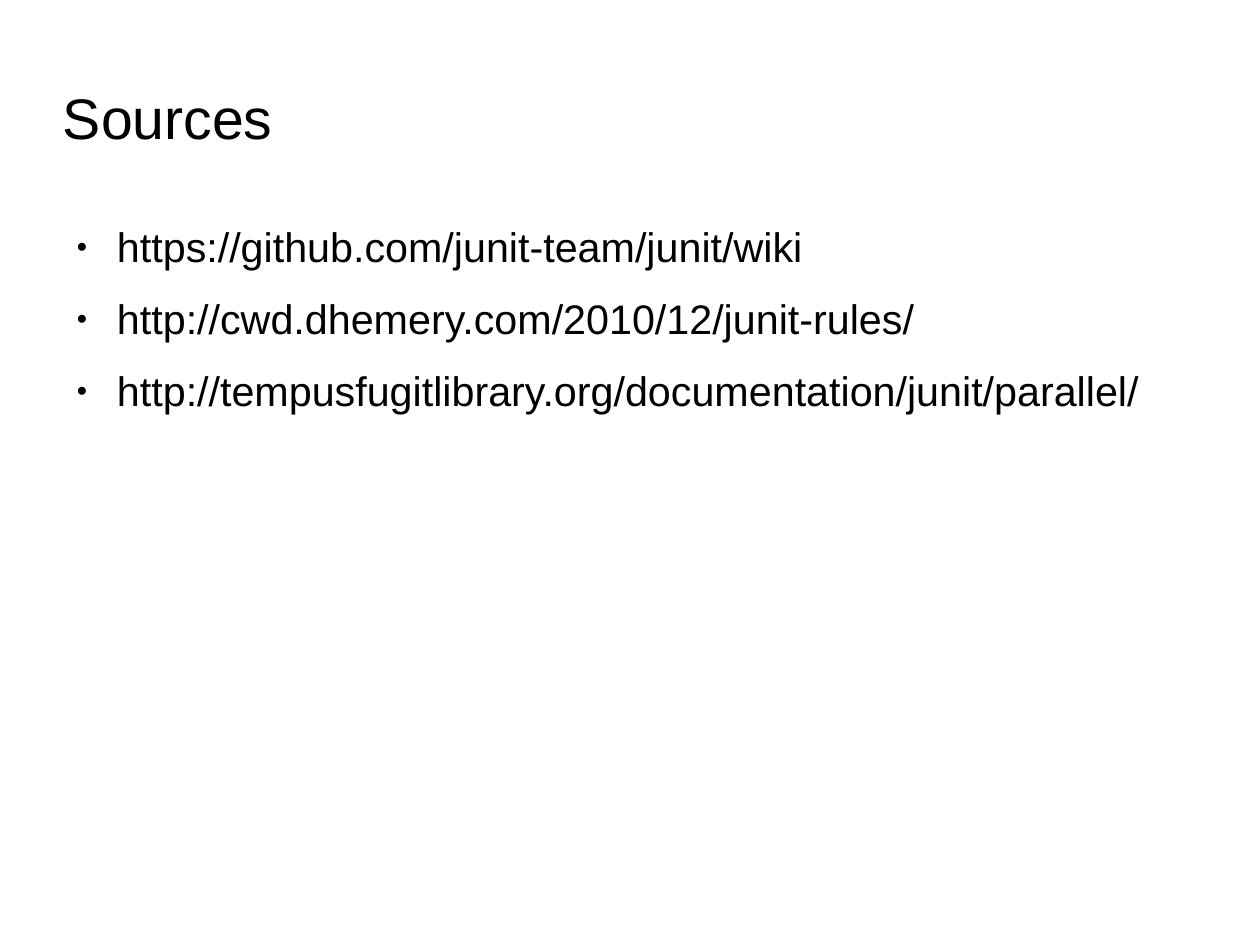
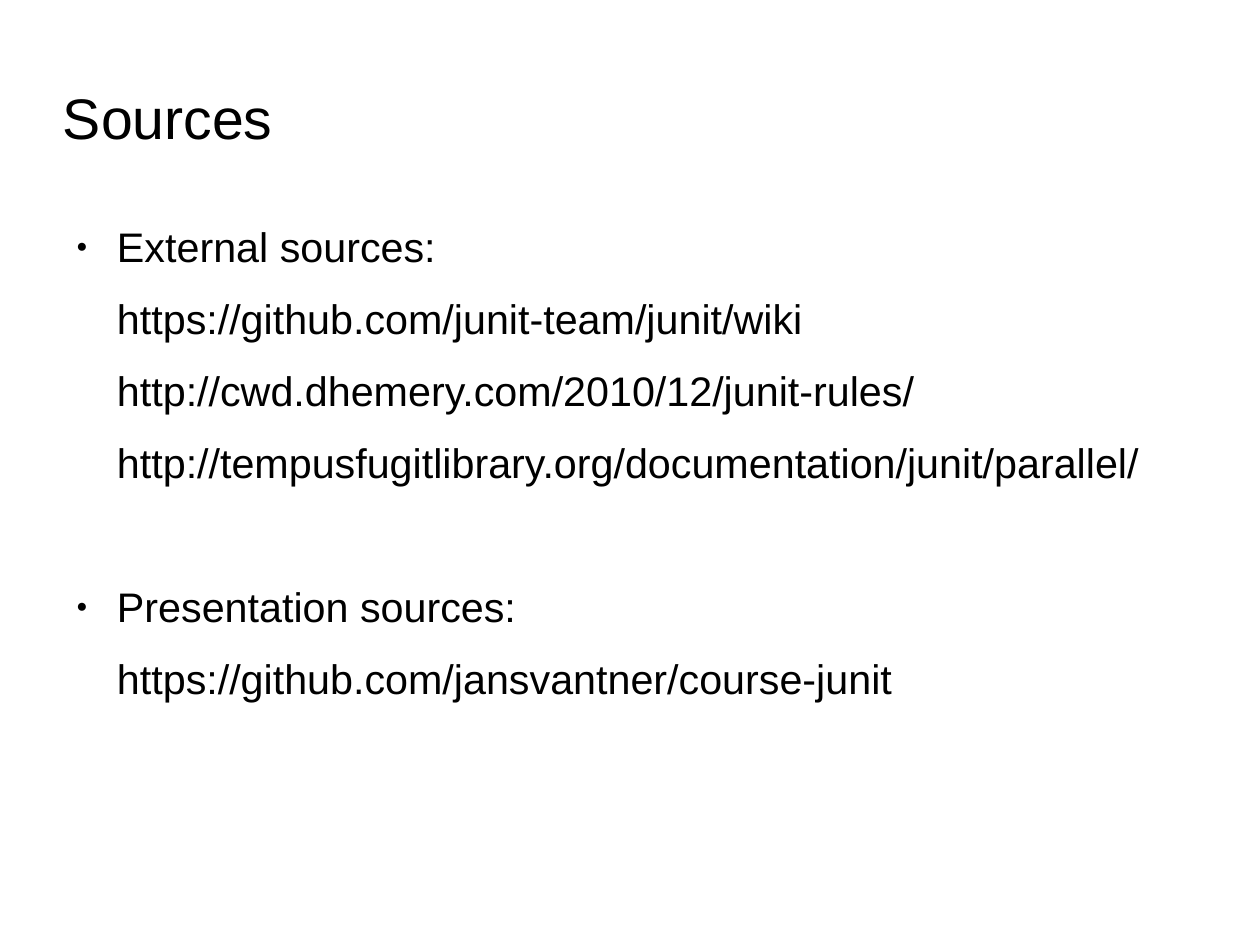
Before and after one commit to jansvantner/JUnit-Course, a slide deck: slide 19 of doc/JUnit.Basics.odp. Drawn at 1260x945 pixels with LibreOffice and Linux fonts; fonts in the diff are those of the drawing; background and template pictures are left out. Boxes give left, top, right and bottom in pixels: in the first picture for what was removed or moved away, otherwise in the second. Text is boxed around its words. In the diff, an @@ line names an element or a change of style, - is before the commit and + after.

Commit message:
updated presentation

```diff
--- a/doc/JUnit.Basics.odp
+++ b/doc/JUnit.Basics.odp
@@ text at (117,232,436,263): paragraph added @@
+● External sources:
@@ text at (117,304,1139,486): bullet ● to none @@
@@ text at (117,592,892,702): paragraphs added @@
+● Presentation sources:
+https://github.com/jansvantner/course-junit
```
Also in this commit, not shown: 1 other file.
